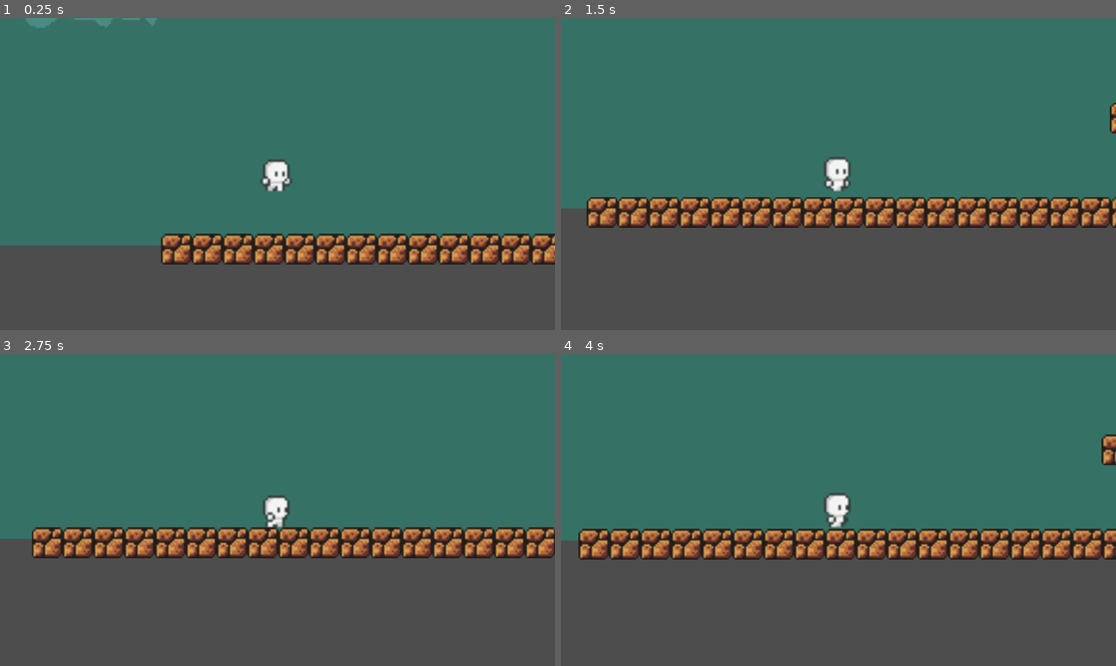
Above: before the commit, frames 1-4 (two rows, left to right).
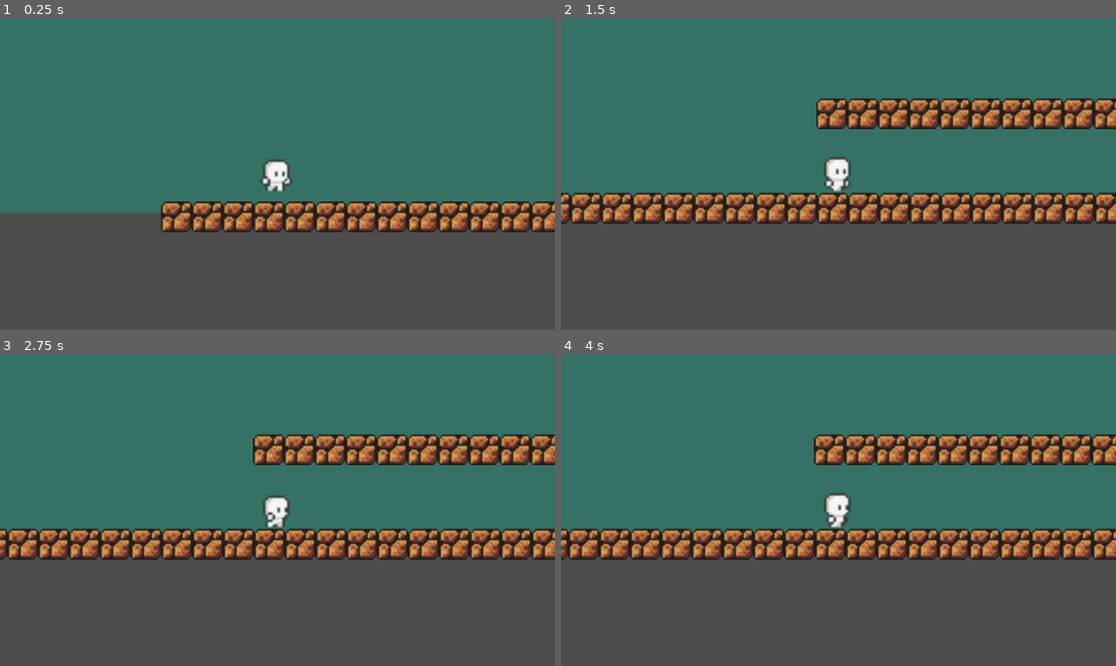
Above: after the commit, the same moments.

Repository: RKLGameDev/RKLGameDev
Game: Godot game, scene res://world.tscn
Same seed, same stepped clock (60 frames per second), same inputs: the game is played once before the commit and once after it. Before the commit the project starts from res://world_test2.tscn.
Inputs:
- Up to frame 1 (0.25 s): no input
- Up to frame 2 (1.5 s): tap Enter (ui_accept) at 0.5, 0.77 s; hold Right (ui_right) from 0.53 s (still down)
- Up to frame 3 (2.75 s): tap Enter (ui_accept) at 1.52 s; release Right (ui_right) at 2.03 s; hold Left (ui_left) from 2.03 s (still down)
- Up to frame 4 (4 s): release Left (ui_left) at 2.78 s; hold Right (ui_right) from 2.78 s (still down); tap Enter (ui_accept) at 3.02, 3.77 s

The runs differ from the first frame. In frame 1, 17% of the frame differs, in the area x 0-100%, y 0-80%; in frame 2, 15%; in frame 3, 14%; in frame 4, 13%.

Commit message:
Auto-sync: 2025-06-12 20:53:01

Diff:
--- a/firstplatformer/project.godot
+++ b/firstplatformer/project.godot
@@ -11,7 +11,7 @@
 [application]
 
 config/name="FirstPlatformer"
-run/main_scene="uid://f5dpellqaxys"
+run/main_scene="uid://bafyyk8x47ly6"
 config/features=PackedStringArray("4.4", "GL Compatibility")
 config/icon="res://icon.svg"
 
